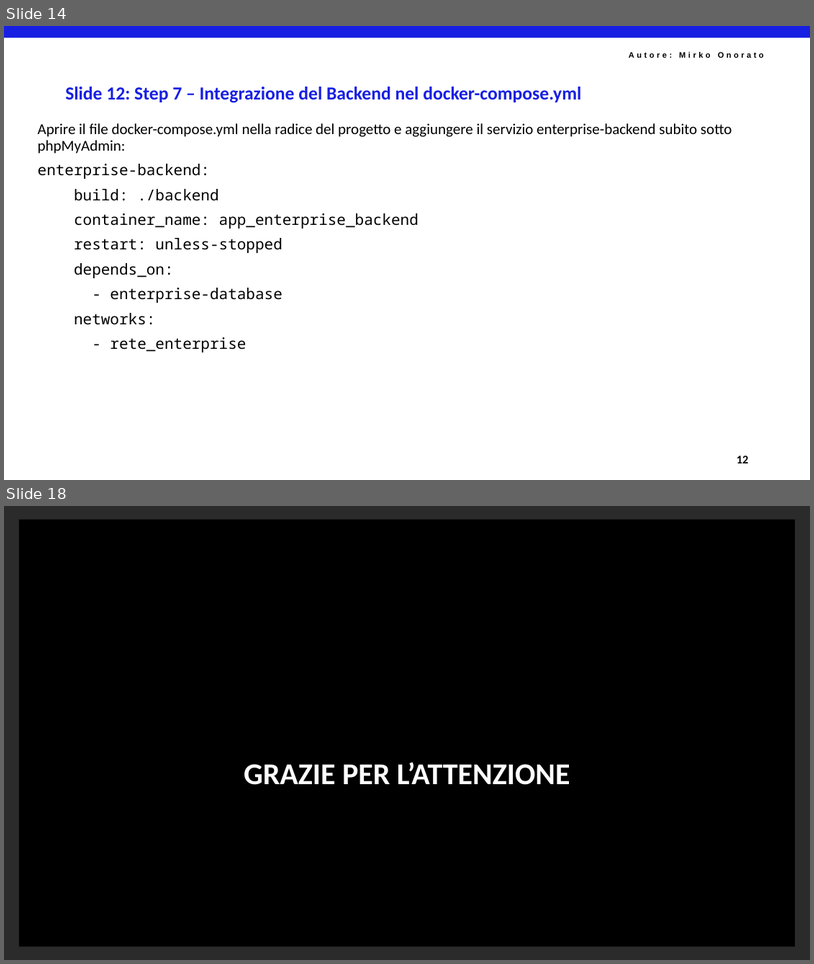
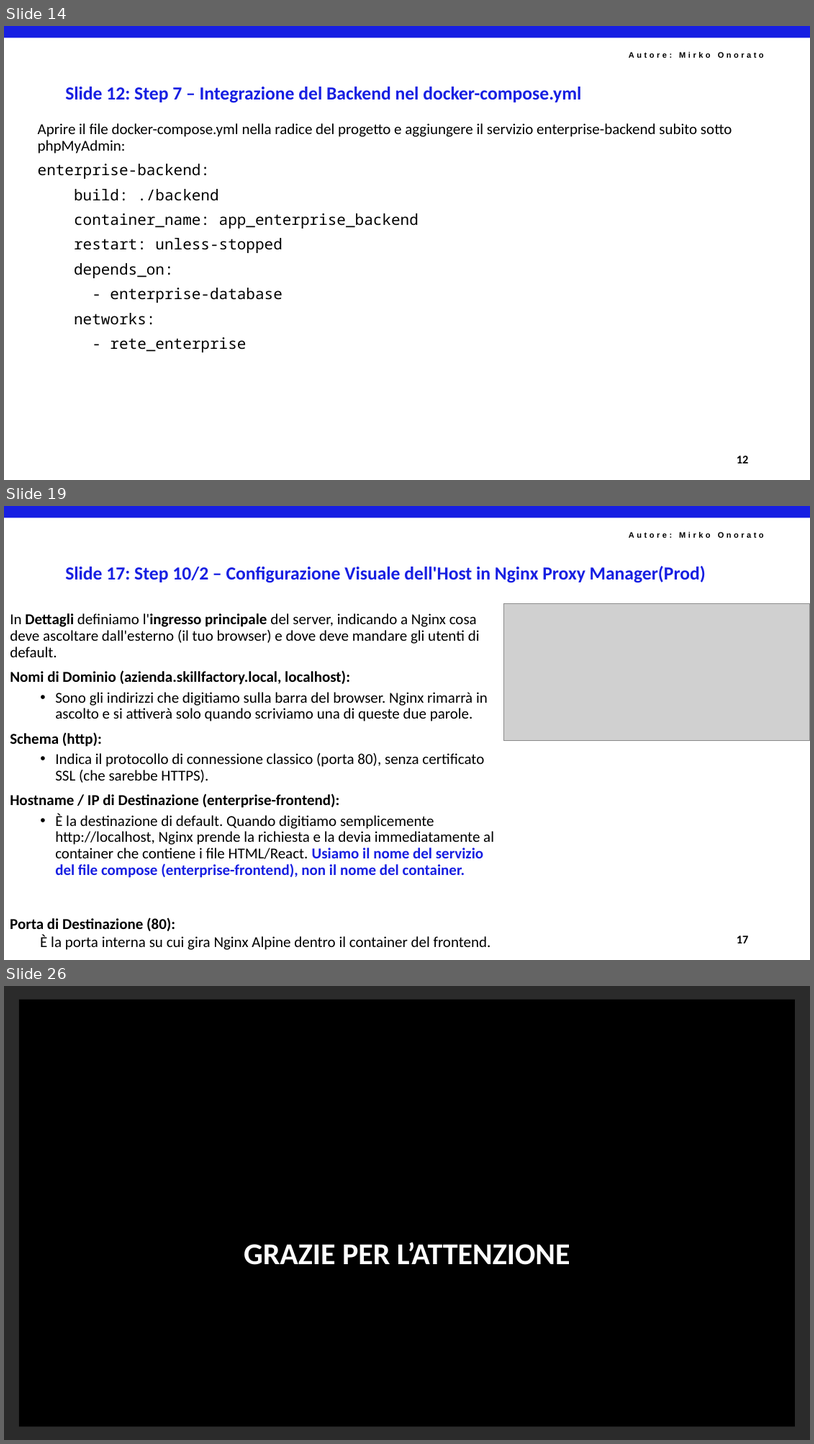
Before and after one commit to mirkoSkF/Docker-Slides, a slide deck: Lab 3.b - Stack Enterprise con Nginx Proxy Manager.pptx. Shown one above the other, each under a label of ours: slides 14 and 18 before the commit, slides 14, 19 and 26 after it; the slides between them are not shown. The pictures are 814x964 and 814x1444 pixels, drawn with LibreOffice and Linux fonts; fonts in the diff are those of the drawing; grey boxes stand for pictures; background and template pictures are left out; a plain dark background stands for a picture behind light text. Boxes give left, top, right and bottom in pixels: in the first picture for what was removed or moved away, otherwise in the second. Text is boxed around its words. In the diff, an @@ line names an element or a change of style, - is before the commit and + after.

```diff
--- a/Lab 3.b - Stack Enterprise con Nginx Proxy Manager.pptx
+++ b/Lab 3.b - Stack Enterprise con Nginx Proxy Manager.pptx
@@ slide 19 added at (4,506,810,960), background #FFFFFF; not listed: 2 template elements that a slide beside it also shows @@
@@ title added at (65,566,706,583), 22 pt, text #171FE2, bold @@
+Slide 17: Step 10/2 – Configurazione Visuale dell'Host in Nginx Proxy Manager(Prod)
@@ text added at (10,613,494,878), 18 pt, text #000000 @@
+In Dettagli definiamo l'ingresso principale del server, indicando a Nginx cosa deve ascoltare dall'esterno (il tuo browser) e dove deve mandare gli utenti di default.
+Nomi di Dominio (azienda.skillfactory.local, localhost):
+  • Sono gli indirizzi che digitiamo sulla barra del browser. Nginx rimarrà in ascolto e si attiverà solo quando scriviamo una di queste due parole.
+Schema (http):
+  • Indica il protocollo di connessione classico (porta 80), senza certificato SSL (che sarebbe HTTPS).
+Hostname / IP di Destinazione (enterprise-frontend):
+  • È la destinazione di default. Quando digitiamo semplicemente http://localhost, Nginx prende la richiesta e la devia immediatamente al container che contiene i file HTML/React. Usiamo il nome del servizio del file compose (enterprise-frontend), non il nome del container.
@@ picture added at (504,603,810,741) @@
@@ text added at (10,917,491,950), 18 pt, text #000000 @@
+Porta di Destinazione (80):
+  È la porta interna su cui gira Nginx Alpine dentro il container del frontend.
@@ text added at (737,935,749,943), 14 pt, text #000000, bold @@
+17
@@ what was slide 18 is now slide 26 @@
```
Also in this commit, not shown: 3 slides changed, 7 other slides added.
